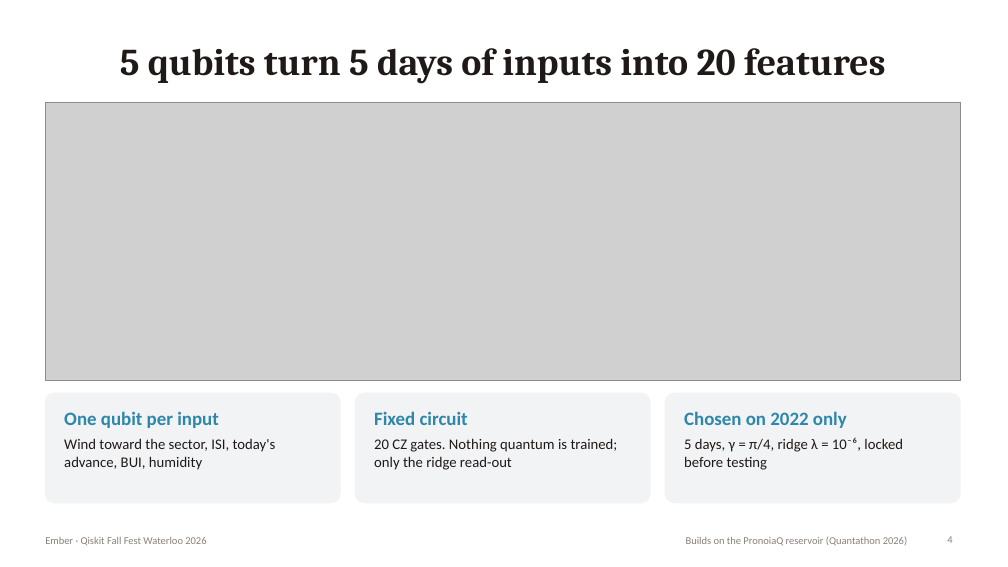
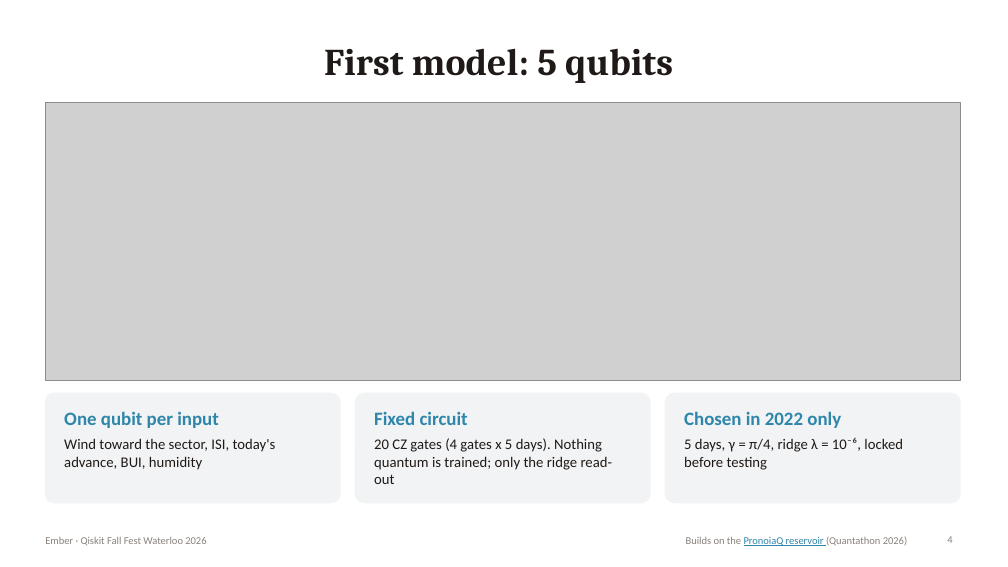
Before and after one commit to popsukss/qff-ember, a slide deck: slide 4 of slides/ember.pptx. Drawn at 1008x567 pixels with LibreOffice and Linux fonts; fonts in the diff are those of the drawing; grey boxes stand for pictures. Boxes give left, top, right and bottom in pixels: in the first picture for what was removed or moved away, otherwise in the second. Text is boxed around its words. In the diff, an @@ line names an element or a change of style, - is before the commit and + after.

```diff
--- a/slides/ember.pptx
+++ b/slides/ember.pptx
@@ title at (324, 48, 673, 83): text changed @@
-5 qubits turn 5 days of inputs into 20 features
+First model: 5 qubits
@@ text at (684, 411, 841, 428): text changed @@
-Chosen on 2022 only
+Chosen in 2022 only
@@ text at (374, 438, 613, 484): text changed @@
-20 CZ gates. Nothing quantum is trained; only the ridge read-out
+20 CZ gates (4 gates x 5 days). Nothing quantum is trained; only the ridge read-out
@@ text "Builds on the PronoiaQ reservoir ..." at (686, 536, 907, 546): text colour #8A817C to #2E86AB, underline on in "PronoiaQ reservoir" @@
```
Also in this commit, not shown: 4 other slides changed, 1 slide added, 1 other file.
